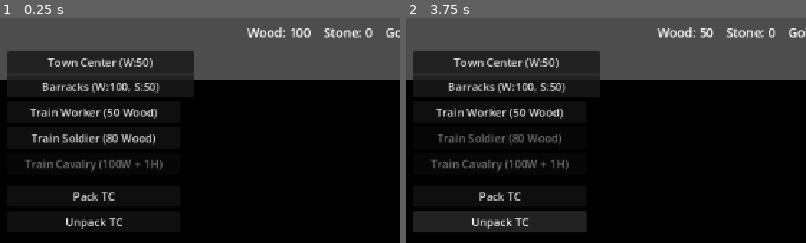
Above: before the commit, frames 1-2 (left to right).
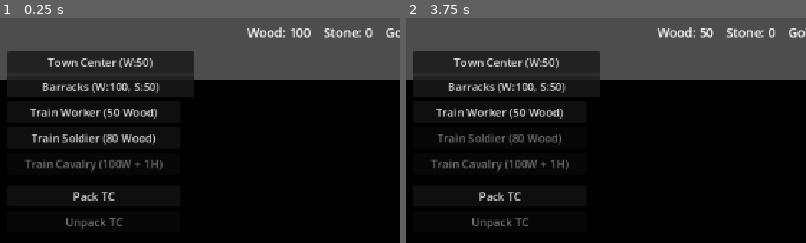
Above: after the commit, the same moments.

Repository: Ferrum-t/RTS-Game
Game: Godot game, scene res://Scenes/World/World.tscn
Same seed, same stepped clock (60 frames per second), same inputs: the game is played once before the commit and once after it.
Inputs (mouse positions are % of the whole screen's width and height, from its top left):
- Up to frame 1 (0.25 s): no input
- Up to frame 2 (3.75 s): click "Train Worker (50 Wood)" at 0.5 s; click "Pack TC" at 1.25 s; click "Town Center (W:50)" at 2 s; click "Barracks (W:100, S:50)" at 2.75 s; click (12, 45) at 3.5 s, where only the run before the commit has a clickable "Unpack TC"
The pictures show only the part of the screen within x 0-50%, y 0-50%; the shares and areas given below are measured in that part.

The runs differ from the first frame. In frame 1, 0.2% of the frame differs, in the area x 16-31%, y 88-94%; in frame 2, 3.8%, in the area x 1-45%, y 86-96%.
Error before the commit: Parse Error: Cannot infer the type of "tc" variable because the value doesn't have a set type. (res://Scripts/UI/PackButton.gd:17)

Commit message:
Fix Pack/UnpackButton type inference for tc (Godot 4.7)

Diff:
--- a/Scripts/UI/PackButton.gd
+++ b/Scripts/UI/PackButton.gd
@@ -14,7 +14,7 @@
 
 
 func _refresh_enabled() -> void:
-	var tc := _get_player_tc()
+	var tc: Node = _get_player_tc()
 	if tc == null:
 		disabled = true
 		return
@@ -24,7 +24,7 @@
 
 
 func _on_pressed() -> void:
-	var tc := _get_player_tc()
+	var tc: Node = _get_player_tc()
 	if tc == null:
 		print("Pack: no player Town Center")
 		return
@@ -34,11 +34,15 @@
 		tc.debug_pack()
 
 
-func _get_player_tc():
-	var bm := get_node_or_null("/root/BuildingManager")
+func _get_player_tc() -> Node:
+	var bm: Node = get_node_or_null("/root/BuildingManager")
 	if bm == null:
 		return null
-	for tc in bm.town_centers:
+	var list: Array = bm.get("town_centers")
+	if list == null:
+		return null
+	for item in list:
+		var tc: Node = item as Node
 		if tc == null or not is_instance_valid(tc):
 			continue
 		if int(tc.get("team_id")) == 0:
--- a/Scripts/UI/UnpackButton.gd
+++ b/Scripts/UI/UnpackButton.gd
@@ -14,7 +14,7 @@
 
 
 func _refresh_enabled() -> void:
-	var tc := _get_player_tc()
+	var tc: Node = _get_player_tc()
 	if tc == null:
 		disabled = true
 		return
@@ -24,7 +24,7 @@
 
 
 func _on_pressed() -> void:
-	var tc := _get_player_tc()
+	var tc: Node = _get_player_tc()
 	if tc == null:
 		print("Unpack: no player Town Center")
 		return
@@ -34,11 +34,15 @@
 		tc.debug_unpack()
 
 
-func _get_player_tc():
-	var bm := get_node_or_null("/root/BuildingManager")
+func _get_player_tc() -> Node:
+	var bm: Node = get_node_or_null("/root/BuildingManager")
 	if bm == null:
 		return null
-	for tc in bm.town_centers:
+	var list: Array = bm.get("town_centers")
+	if list == null:
+		return null
+	for item in list:
+		var tc: Node = item as Node
 		if tc == null or not is_instance_valid(tc):
 			continue
 		if int(tc.get("team_id")) == 0:
